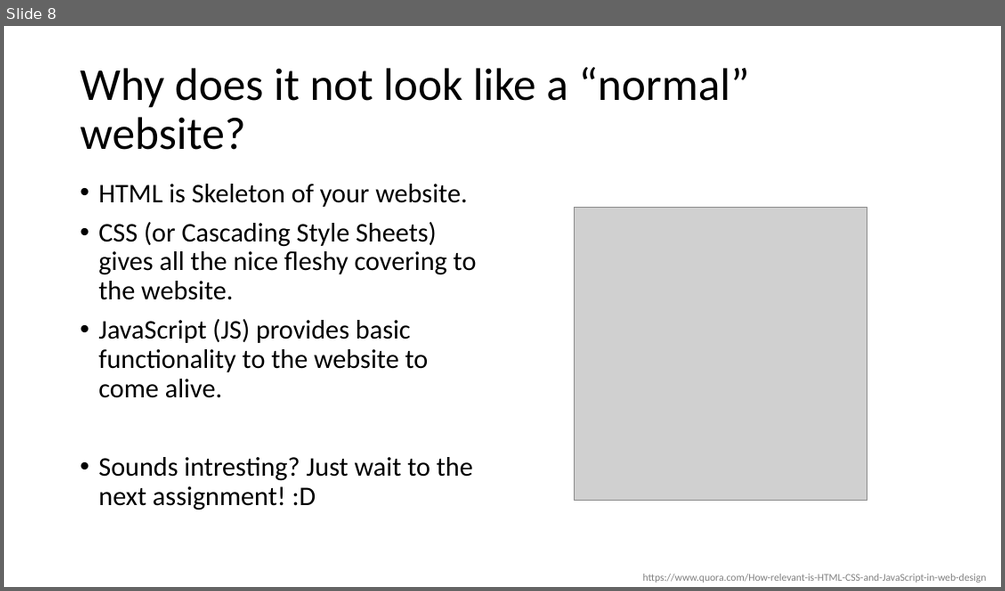
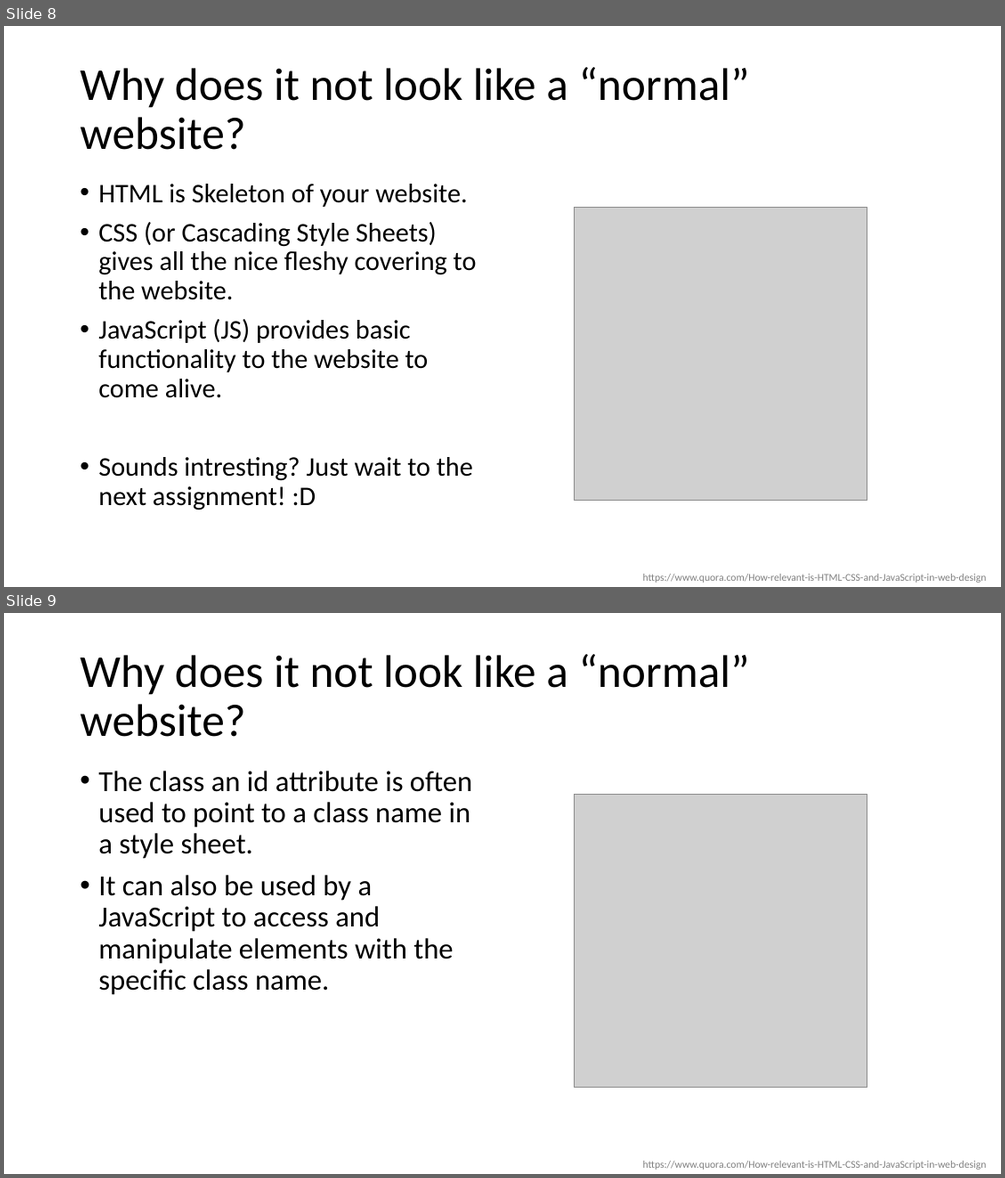
Before and after one commit to fmwestby/IN3110_Group_Sessions, a slide deck: 06_webScrapping/beautifulSoup.pptx. Shown one above the other, each under a label of ours: slide 8 before the commit, slides 8 and 9 after it. The pictures are 1005x591 and 1005x1178 pixels, drawn with LibreOffice and Linux fonts; fonts in the diff are those of the drawing; grey boxes stand for pictures. Boxes give left, top, right and bottom in pixels: in the first picture for what was removed or moved away, otherwise in the second. Text is boxed around its words. In the diff, an @@ line names an element or a change of style, - is before the commit and + after.

```diff
--- a/06_webScrapping/beautifulSoup.pptx
+++ b/06_webScrapping/beautifulSoup.pptx
@@ slide 9 added at bbox=[4, 613, 1001, 1174], background #FFFFFF @@
@@ title added at bbox=[80, 654, 750, 737], 44 pt, text #000000 @@
+Why does it not look like a “normal” website?
@@ text added at bbox=[98, 771, 472, 995], 28 pt, text #000000 @@
+• The class an id attribute is often used to point to a class name in a style sheet.
+• It can also be used by a JavaScript to access and manipulate elements with the specific class name.
@@ picture added at bbox=[574, 794, 867, 1087] @@
@@ text added at bbox=[643, 1160, 987, 1169], 10 pt, text #808080 @@
+https://www.quora.com/How-relevant-is-HTML-CSS-and-JavaScript-in-web-design
```
Also in this commit, not shown: 6 slides changed, 5 other slides added, 3 other files.
